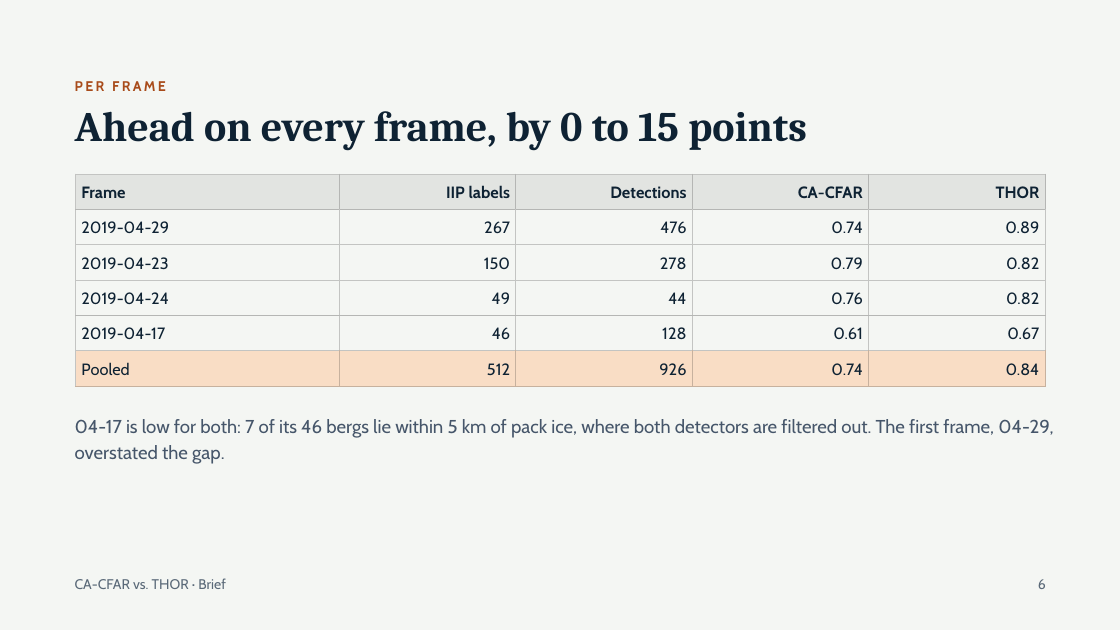
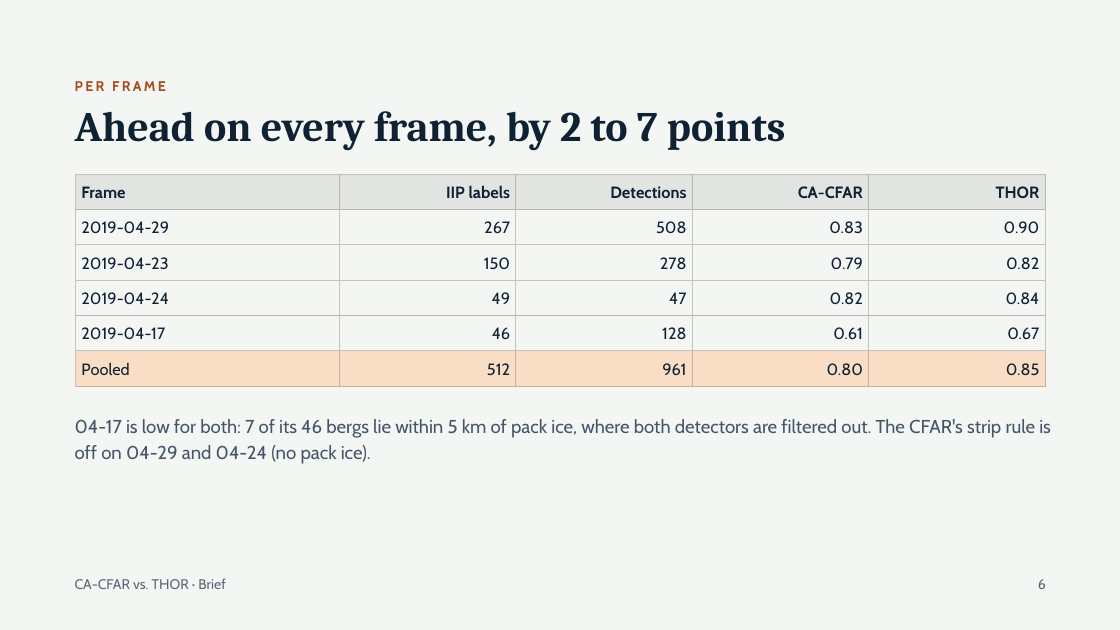
Before and after one commit to natali-kovalski/iceberg-alley-sar, a slide deck: slide 6 of docs/presentation/CA-CFAR vs THOR — Brief.pptx. Drawn at 1120x630 pixels with LibreOffice and Linux fonts; fonts in the diff are those of the drawing. Boxes give left, top, right and bottom in pixels: in the first picture for what was removed or moved away, otherwise in the second. Text is boxed around its words. In the diff, an @@ line names an element or a change of style, - is before the commit and + after.

```diff
--- a/docs/presentation/CA-CFAR vs THOR — Brief.pptx
+++ b/docs/presentation/CA-CFAR vs THOR — Brief.pptx
@@ title at bbox=[75, 111, 786, 151]: text changed @@
-Ahead on every frame, by 0 to 15 points
+Ahead on every frame, by 2 to 7 points
@@ table at bbox=[76, 174, 1045, 380] @@
-row 2: 2019-04-29 | 267 | 476 | 0.74 | 0.89
+row 2: 2019-04-29 | 267 | 508 | 0.83 | 0.90
-row 4: 2019-04-24 | 49 | 44 | 0.76 | 0.82
+row 4: 2019-04-24 | 49 | 47 | 0.82 | 0.84
-row 6: Pooled | 512 | 926 | 0.74 | 0.84
+row 6: Pooled | 512 | 961 | 0.80 | 0.85
@@ text at bbox=[75, 419, 1051, 464]: text changed @@
-04-17 is low for both: 7 of its 46 bergs lie within 5 km of pack ice, where both detectors are filtered out. The first frame, 04-29, overstated the gap.
+04-17 is low for both: 7 of its 46 bergs lie within 5 km of pack ice, where both detectors are filtered out. The CFAR's strip rule is off on 04-29 and 04-24 (no pack ice).
```
Also in this commit, not shown: 5 other slides changed, 48 other files.
